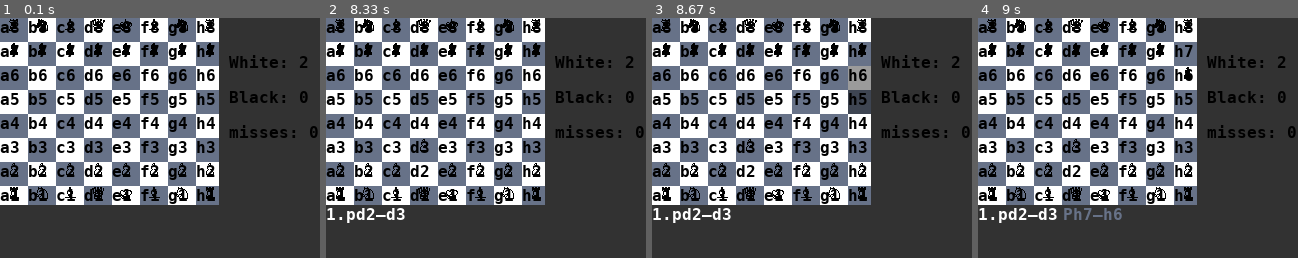
Above: before the commit, frames 1-4 (left to right).
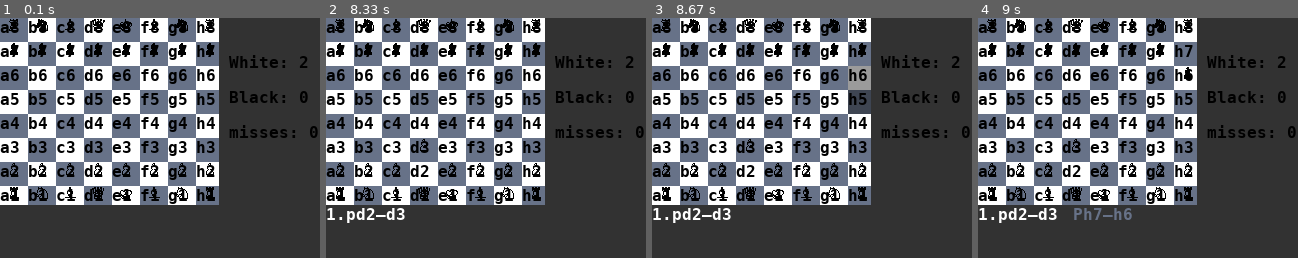
Above: after the commit, the same moments.

Repository: philsupertramp/chess
Game: pygame game, started from main.py
Two runs of this game, one before a commit and one after it. Both use one fixed random seed, a clock stepped at 60 frames per second and the inputs below.
Inputs (mouse positions are in pixels of both pictures, inside the frame that each line leads up to):
- Up to frame 1 (0.1 s): no input
- Up to frame 2 (8.33 s): click (486, 138) at 0.38 s; click (412, 169) at 2.72 s; click (409, 138) at 3.05 s; click (521, 66) at 3.38 s; click (444, 99) at 3.72 s; click (390, 54) at 4.88 s; click (540, 58) at 5.22 s; press the mouse at (540, 58) at 5.53 s; move the mouse to (466, 85) at 5.63 s; release the mouse at (396, 111) at 5.77 s; click (524, 171) at 5.88 s; click (511, 61) at 7.85 s; click (546, 51) at 8.18 s
- Up to frame 3 (8.67 s): press the mouse at (872, 51) at 8.5 s; move the mouse to (802, 133) at 8.6 s
- Up to frame 4 (9 s): release the mouse at (1058, 212) at 8.73 s; click (1176, 82) at 8.85 s

Frames 1-3 are identical in both runs. In frame 4, 0.5% of the frame differs, in the area x 26-49%, y 79-85%.

Commit message:
fix history reset + allowed moves for a bunch of figures, the comparison operator of Coords was broken

Diff:
--- a/ml/environment.py
+++ b/ml/environment.py
@@ -24,18 +24,17 @@
 
     SIZE = 8
     RETURN_IMAGES = False
-    MOVE_PENALTY = 1
-    ENEMY_PENALTY = 300
-    LOSS_PENALTY = 10_000
-    PLAYING_REWARD = 300
-    ENEMY_SELECTION_PENALTY = 600
+    LOSS_PENALTY = 100
+    PLAYING_REWARD = 1
+    MISSING_PENALTY = 1
+    ENEMY_SELECTION_PENALTY = 6
     CHECK_PENALTIES = {
-        FieldType.PAWN: 100,
-        FieldType.KNIGHT: 200,
-        FieldType.BISHOP: 300,
-        FieldType.ROOK: 400,
-        FieldType.QUEEN: 500,
-        FieldType.KING: LOSS_PENALTY,
+        FieldType.PAWN: 10,
+        FieldType.KNIGHT: 20,
+        FieldType.BISHOP: 30,
+        FieldType.ROOK: 40,
+        FieldType.QUEEN: 50,
+        FieldType.KING: 25,
     }
     ACTION_SPACE_SIZE = 4
     OBSERVATION_SPACE_VALUES = (SIZE, SIZE)
@@ -85,16 +84,11 @@
                 reward -= 10 * self.PLAYING_REWARD
                 # print('Doesn\'t wanna play')
 
-        done = not self.game.running
-
-        if done:
-            reward += self.PLAYING_REWARD
-
         if self.game.board.checked_figure:
             enemy_type = FieldType.clear(self.game.board.checked_figure.type)
             reward += self.CHECK_PENALTIES[enemy_type]
 
-        return self.get_current_state(), reward, done
+        return self.get_current_state(), reward, not self.game.running
 
     def render(self):
         """
--- a/ml/main.py
+++ b/ml/main.py
@@ -17,8 +17,8 @@
 from ml.environment import TurnAction
 from src.figures import FieldType
 
-MODEL_NAME = "256x2"
-MIN_REWARD = -50_000
+MODEL_NAME = "Chess"
+MIN_REWARD = -500
 
 MEMORY_FRACTION = 0.20
 
@@ -103,12 +103,15 @@
         step = 1
 
         env.game.game_history.data['episode'] = episode
+        env.game.game_history.data['misses'] = 0
+        env.game.history.reset()
 
         # Reset environment and get initial state
         current_state = env.reset()
 
         # Reset flag and start iterating until episode ends
         done = False
+        white_won = False
         while not done:
             agent.tensorboard._test_step = step
 
@@ -119,15 +122,13 @@
                 action = np.argmax(qs, axis=0)
             else:
                 # Get random action
-                action = np.random.randint(0, 7, size=4)
-
-            new_state, reward, done = env.step(action)
-
-            if reward == -10 * env.PLAYING_REWARD:
-                if 'misses' in env.game.game_history.data:
-                    env.game.game_history.data['misses'] += 1
-                else:
-                    env.game.game_history.data['misses'] = 1
+                action = np.random.randint(1, 8, size=4)
+
+            new_state, reward, white_won = env.step(action)
+            done = white_won
+
+            if reward == -10 * env.MISSING_PENALTY:
+                env.game.game_history.data['misses'] += 1
 
             if env.game.backend.needs_render_selector:
                 env.game.board.handle_figure_promotion(0, 0)
@@ -135,7 +136,7 @@
             # Transform new continuous state to new discrete state and count reward
             episode_reward += reward
 
-            if episode_reward < 10_000 * -env.LOSS_PENALTY:
+            if episode_reward < 1_000 * -env.LOSS_PENALTY:
                 episode_reward -= reward
                 break
 
@@ -172,6 +173,11 @@
             current_state = new_state
             step += 1
 
+        if white_won:
+            episode_reward += 1_000 * env.LOSS_PENALTY
+
+        env.game.reset(True)
+
         # Append episode reward to a list and log stats (every given number of episodes)
         ep_rewards.append(episode_reward)
         if not episode % AGGREGATE_STATS_EVERY or episode == 1:
--- a/src/backends/sections.py
+++ b/src/backends/sections.py
@@ -20,7 +20,7 @@
             self.position = index
 
         def render(self, surface: pygame.Surface):
-            pos = (85 * (self.position % 10), 25 * max(self.position//10, 0))
+            pos = (95 * (self.position % 12), 25 * max(self.position//12, 0))
             screen.draw_text_to_surface(self.text, pos, surface, WHITE if self.turn.figure.is_white else BLACK)
 
         @property
@@ -30,6 +30,9 @@
     def __init__(self):
         self.records: List['TurnRecord'] = list()
         self.surface = None
+
+    def reset(self):
+        self.records = list()
 
     def resize(self, canvas):
         rec = canvas.get_size()
@@ -41,10 +44,16 @@
             has_changed = False
             if len(history.turns) > len(self.records):
                 record_len = len(self.records)
-                self.records.extend([self.TurnRecord(turn, record_len + index) for index, turn in enumerate(history.turns[record_len:])])
+                self.records.extend([
+                    self.TurnRecord(turn, record_len + index)
+                    for index, turn in enumerate(history.turns[record_len:])
+                ])
                 has_changed = True
             elif not self.records:
-                self.records.extend([self.TurnRecord(turn, index) for index, turn in enumerate(history.turns)])
+                self.records.extend([
+                    self.TurnRecord(turn, index)
+                    for index, turn in enumerate(history.turns)
+                ])
                 has_changed = True
 
             if has_changed:
--- a/src/figures.py
+++ b/src/figures.py
@@ -184,6 +184,7 @@
 
     def get_castles(self) -> List[Coords]:
         rooks = self.board.get_figures(FieldType.ROOK | (FieldType.WHITE if self.is_white else FieldType.BLACK))
+        self.can_castle = rooks != []
         rooks = list(filter(lambda r: not r.has_moved and self.position.y == r.position.y, rooks))
         out = list()
         for rook in rooks:
--- a/src/game.py
+++ b/src/game.py
@@ -77,12 +77,16 @@
             # switch turn
             self.is_white_turn = not self.is_white_turn
 
-    def reset(self) -> None:
+    def reset(self, with_history: bool = False) -> None:
         """
         reset game state, except history
         """
         self.backend.rescale()
         self.board = CheckerBoard(self.backend.canvas, self)
+        if with_history:
+            self.history = TurnHistory()
+            if hasattr(self.backend, 'turn_history_section'):
+                self.backend.turn_history_section.reset()
 
         self.running = True
         self.is_white_turn = True
--- a/src/helpers.py
+++ b/src/helpers.py
@@ -42,7 +42,7 @@
         return Coords(self.x - other.x, self.y - other.y)
 
     def __eq__(self, other) -> bool:
-        return self.len == other.len
+        return self.len == other.len and self.x == other.x and self.y == other.y
 
     def __lt__(self, other) -> bool:
         return self.len < other.len
--- a/src/history.py
+++ b/src/history.py
@@ -25,14 +25,21 @@
 
 
 class TurnHistory:
-    data: str = ''
-    last_move: Optional[str] = ''
-    turn: int = 0
-    turns: List[Turn] = list()
-    is_final: bool = False
-
     def __init__(self):
         self.prev_was_pawn = False
+        self.data: str = ''
+        self.last_move: Optional[str] = ''
+        self.turn: int = 0
+        self.turns: List[Turn] = list()
+        self.is_final: bool = False
+
+    def reset(self):
+        self.prev_was_pawn = False
+        self.data: str = ''
+        self.last_move: Optional[str] = ''
+        self.turn: int = 0
+        self.turns: List[Turn] = list()
+        self.is_final: bool = False
 
     @staticmethod
     def figure_to_string(figure: Figure) -> str:
